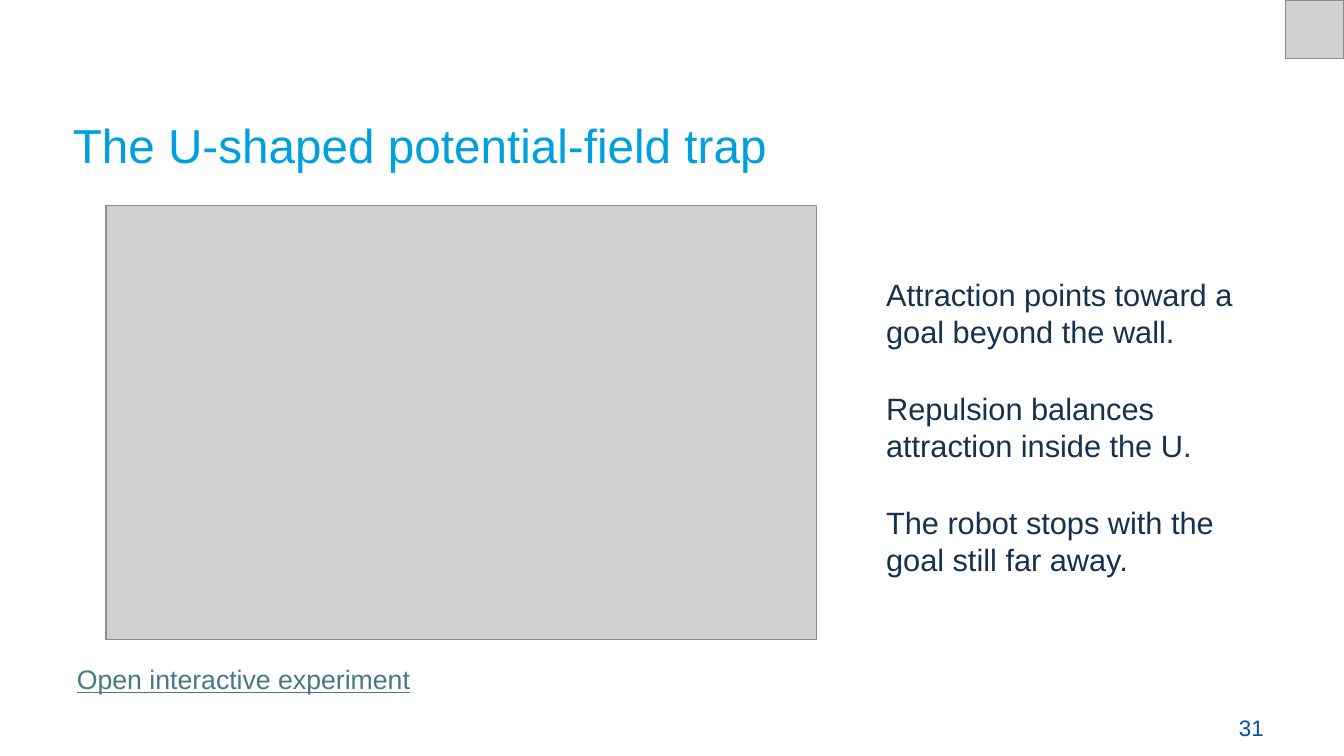
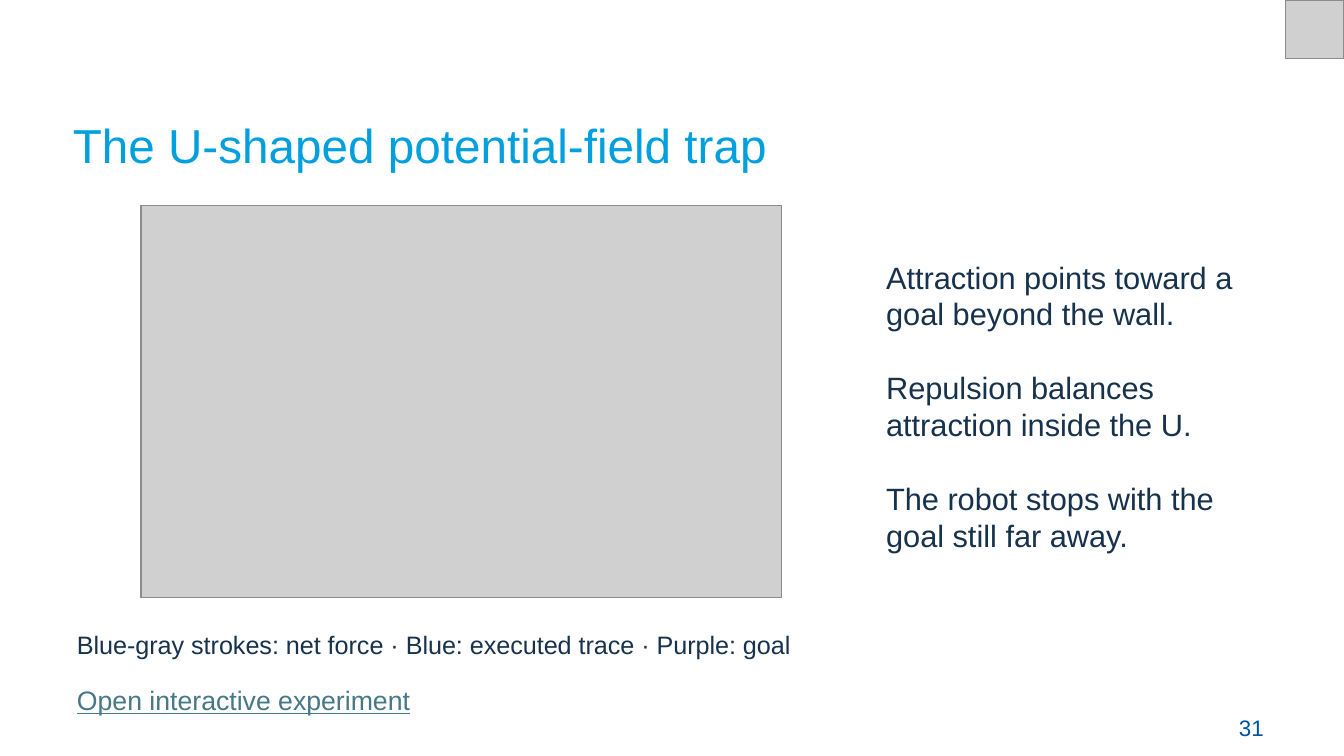
Before and after one commit to Croquembouche/Intro2AV-CourseContent, a slide deck: slide 31 of 2026/Presentations/Lecture 7 Path Planning for Autonomous Driving.pptx. Drawn at 1344x756 pixels with LibreOffice and Linux fonts; fonts in the diff are those of the drawing; grey boxes stand for pictures. Boxes give left, top, right and bottom in pixels: in the first picture for what was removed or moved away, otherwise in the second. Text is boxed around its words. In the diff, an @@ line names an element or a change of style, - is before the commit and + after.

Commit message:
Align Lecture 7 slides and colors with corrected planning demos

```diff
--- a/2026/Presentations/Lecture 7 Path Planning for Autonomous Driving.pptx
+++ b/2026/Presentations/Lecture 7 Path Planning for Autonomous Driving.pptx
@@ picture resized from (x1=106, y1=206, x2=817, y2=640) to (x1=141, y1=206, x2=782, y2=598) @@
@@ text "Attraction points toward a goal ..." rewrapped from (x1=886, y1=283, x2=1232, y2=577) to (x1=886, y1=266, x2=1232, y2=553) @@
@@ text added at (x1=77, y1=635, x2=790, y2=659), 13.5 pt, text #17324D @@
+Blue-gray strokes: net force · Blue: executed trace · Purple: goal
@@ text "Open interactive experiment" moved from (x1=77, y1=669, x2=410, y2=695) to (x1=77, y1=690, x2=410, y2=716) @@
```
Also in this commit, not shown: 29 other slides changed, 5 slides added, 3 slides removed, 14 other files.
